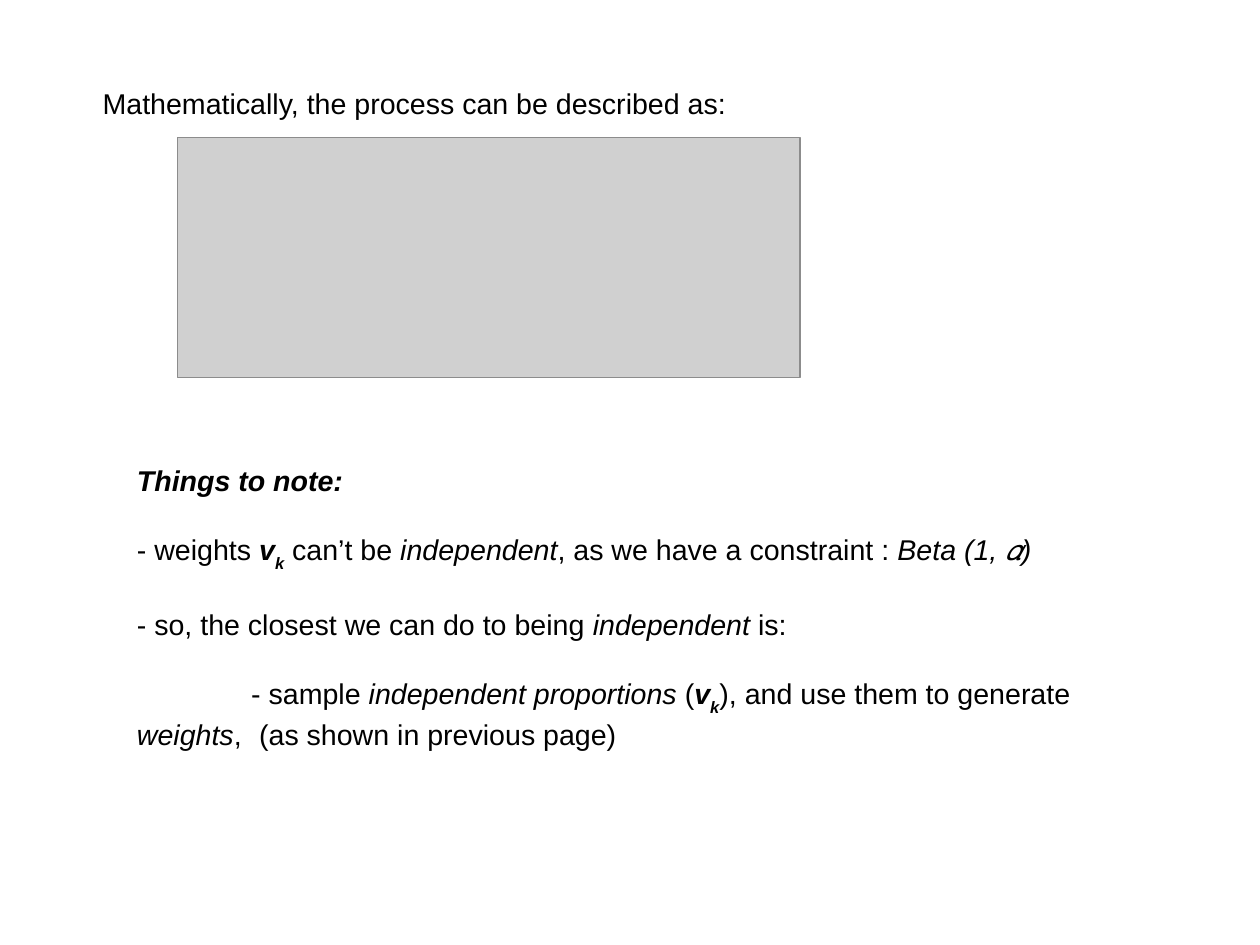
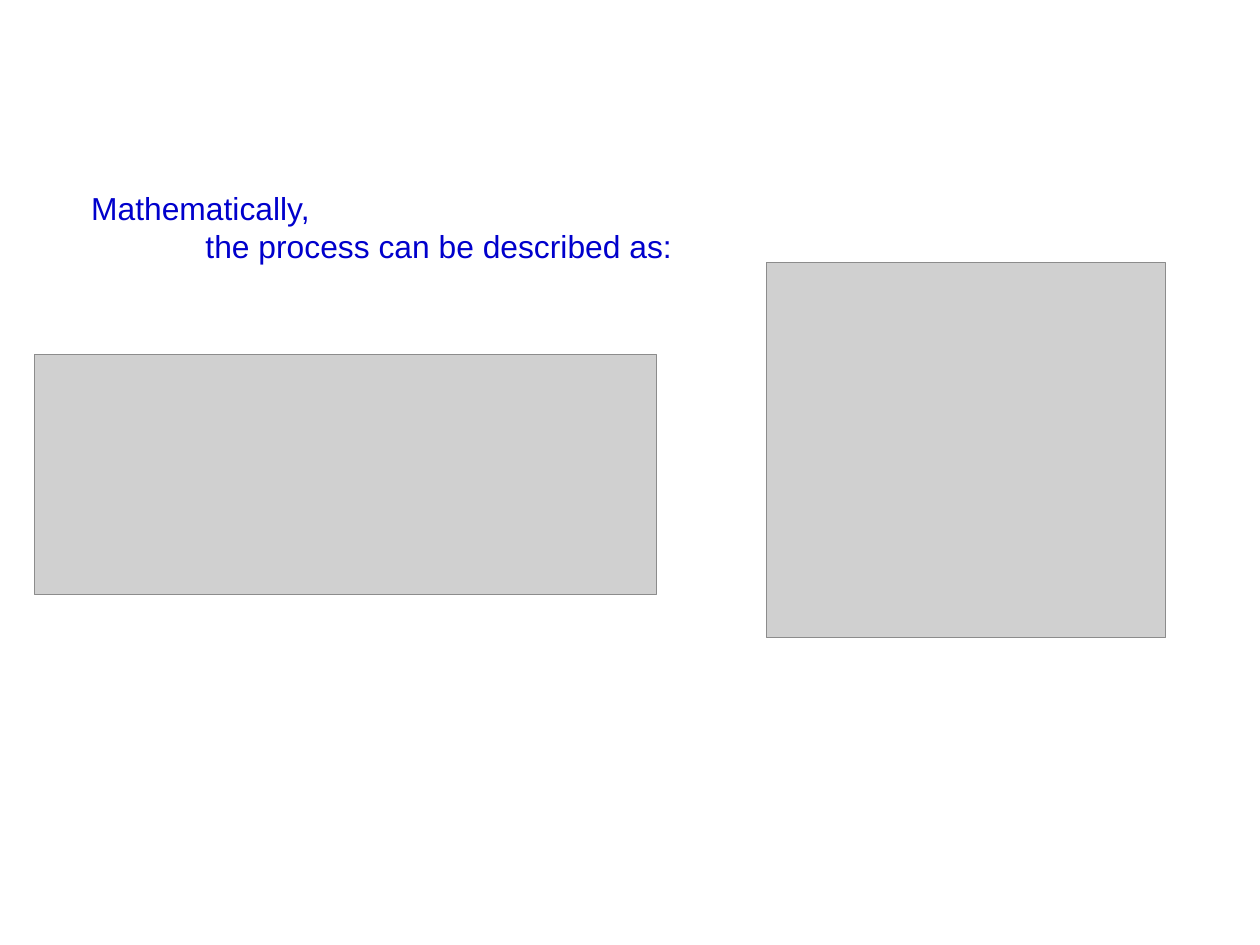
Before and after one commit to afcarl/Dirichlet_Processes, a slide deck: slide 16 of version_2.odp. Drawn at 1260x945 pixels with LibreOffice and Linux fonts; fonts in the diff are those of the drawing; grey boxes stand for pictures. Boxes give left, top, right and bottom in pixels: in the first picture for what was removed or moved away, otherwise in the second. Text is boxed around its words. In the diff, an @@ line names an element or a change of style, - is before the commit and + after.

```diff
--- a/version_2.odp
+++ b/version_2.odp
@@ text at (x1=91, y1=197, x2=671, y2=264): text changed; size 18 to 20 pt; text colour #000000 to #0000CC @@
-Mathematically, the process can be described as:
+Mathematically,
+the process can be described as:
@@ picture added at (x1=767, y1=263, x2=1166, y2=638) @@
@@ picture moved from (x1=177, y1=137, x2=800, y2=377) to (x1=34, y1=354, x2=657, y2=595) @@
@@ text removed at (x1=137, y1=470, x2=1070, y2=751) @@
-Things to note:
-- weights vk can’t be independent, as we have a constraint : Beta (1, 𝛼)
-- so, the closest we can do to being independent is:
-- sample independent proportions (vk), and use them to generate weights, (as shown in previous page)
```
Also in this commit, not shown: 9 other slides changed.
